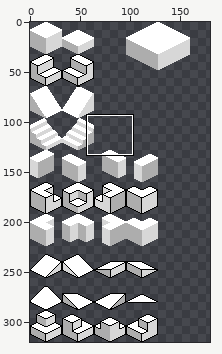
A sprite sheet gets an edit: Dual-Punk/Assets/Sprites/tiles/Resources/TileBase/Isometric-SpriteSheet.png. Above, an overview of the earlier version with the close-up marked.
Close-up. Before:
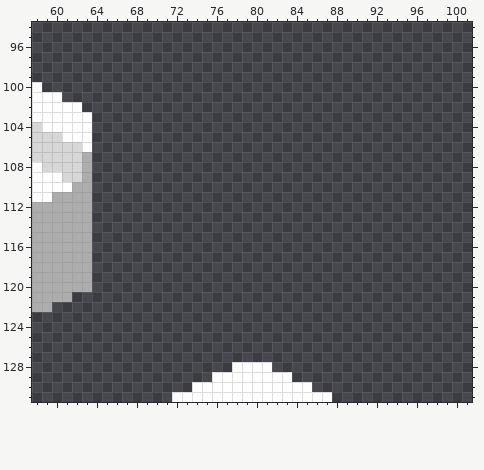
The file is 192x320 pixels. Shown: x 58..101, y 94..131. The wide view leaves out empty margins. The commit also changed other parts of the picture, which this record leaves out.
After:
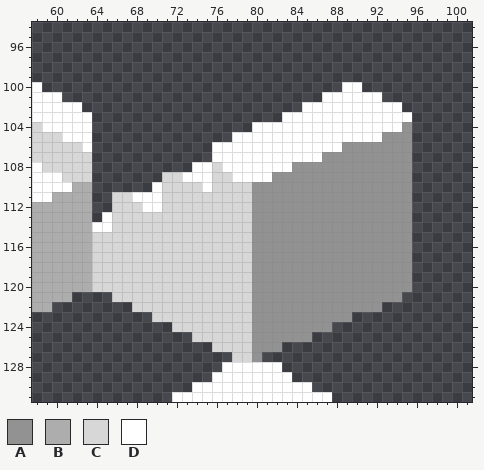
Palette (. is transparent): A #929292  B #adadad  C #d7d7d7  D #ffffff
Diff:
y 100: x 89..90 .. -> DD
y 101: x 87..92 ...... -> DDDDDD
y 102: x 85..94 .......... -> DDDDDDDDDD
y 103: x 83..95 ............. -> DDDDDDDDDDDDD
y 104: x 80..95 ................ -> DDDDDDDDDDDDDDDA
y 105: x 78..95 .................. -> DDDDDDDDDDDDDDDAAA
y 106: x 76..95 .................... -> DDDDDDDDDDDDDAAAAAAA
y 107: x 63 B -> C; x 76..95 .................... -> DDDDDDDDDDDAAAAAAAAA
y 108: x 63 B -> C; x 74..95 ...................... -> DDCDDDDDDDAAAAAAAAAAAA
y 109: x 63 B -> C; x 71..95 ......................... -> CCDDDCCDDDDAAAAAAAAAAAAAA
y 110: x 70..95 .......................... -> DCCCCDCCCCAAAAAAAAAAAAAAAA
y 111: x 66..95 .............................. -> CCDDDCCCCCCCCCAAAAAAAAAAAAAAAA
y 112: x 66..95 .............................. -> CCCDDCCCCCCCCCAAAAAAAAAAAAAAAA
y 113: x 65..95 ............................... -> DCCCCCCCCCCCCCCAAAAAAAAAAAAAAAA
y 114: x 64..95 ................................ -> DDCCCCCCCCCCCCCCAAAAAAAAAAAAAAAA
y 115..120: x 64..95 ................................ -> CCCCCCCCCCCCCCCCAAAAAAAAAAAAAAAA
y 121: x 66..94 ............................. -> CCCCCCCCCCCCCCAAAAAAAAAAAAAAA
y 122: x 68..92 ......................... -> CCCCCCCCCCCCAAAAAAAAAAAAA
y 123: x 70..89 .................... -> CCCCCCCCCCAAAAAAAAAA
y 124: x 72..87 ................ -> CCCCCCCCAAAAAAAA
y 125: x 74..85 ............ -> CCCCCCAAAAAA
y 126: x 76..82 ....... -> CCCCAAA
y 127: x 78..80 ... -> CCA
y 128: x 77 . -> D; x 82 . -> D
